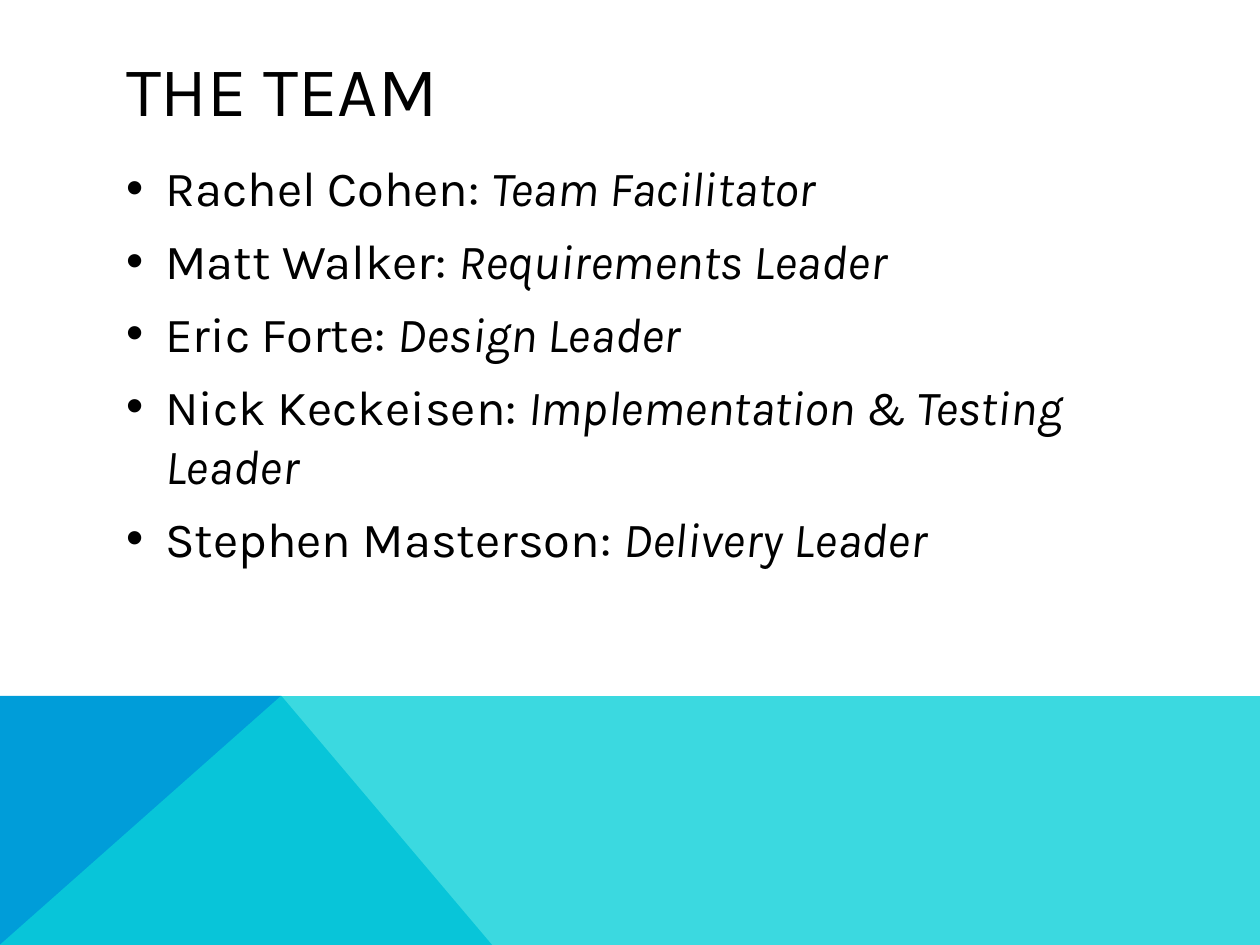
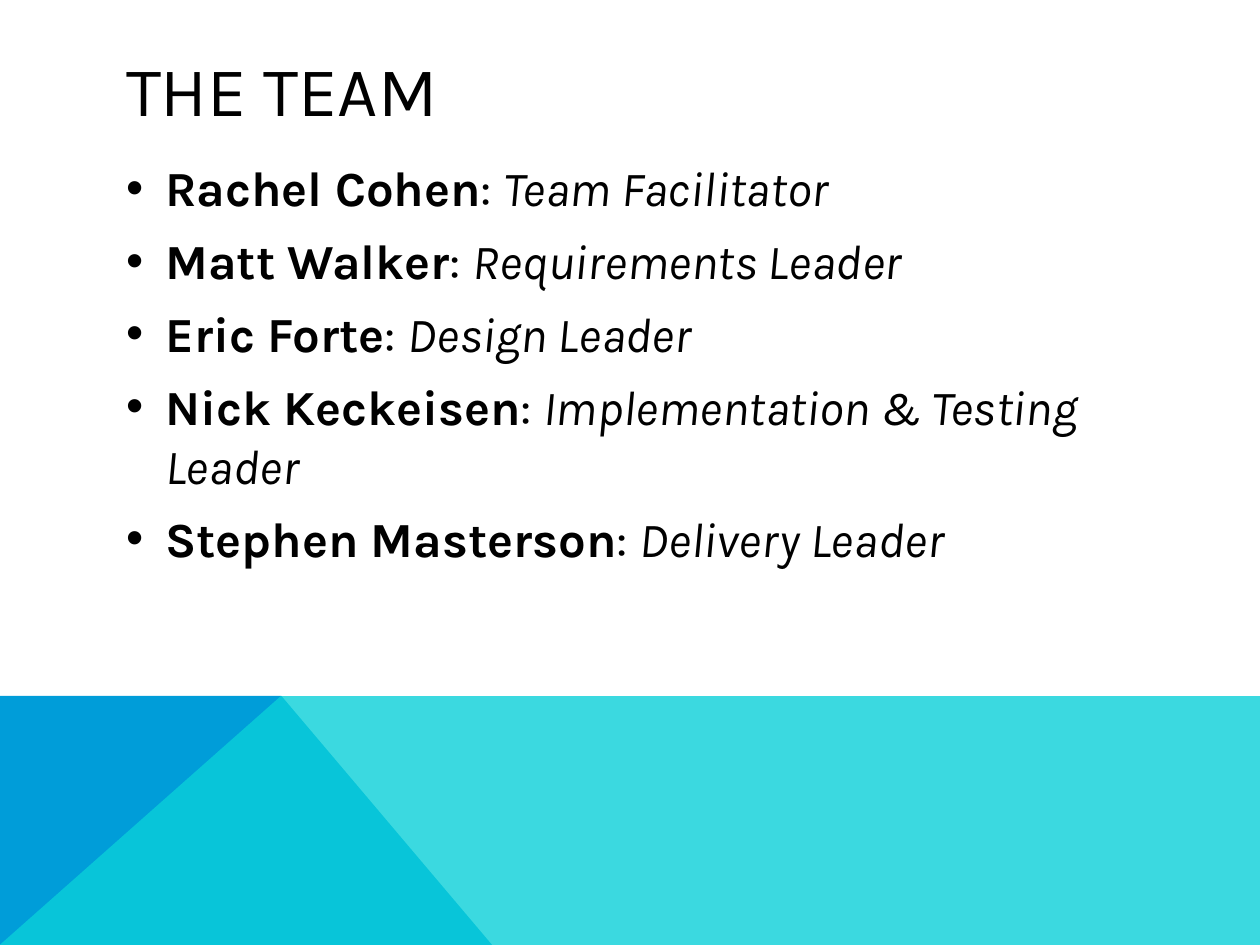
Before and after one commit to UMBC-CMSC447/Section-1-Team-3, a slide deck: slide 2 of Presentation/Final Presentation.pptx. Drawn at 1260x945 pixels with LibreOffice and Linux fonts; fonts in the diff are those of the drawing. Boxes give left, top, right and bottom in pixels: in the first picture for what was removed or moved away, otherwise in the second. Text is boxed around its words. In the diff, an @@ line names an element or a change of style, - is before the commit and + after.

```diff
--- a/Presentation/Final Presentation.pptx
+++ b/Presentation/Final Presentation.pptx
@@ text "Rachel Cohen: Team Facilitator" at (x1=165, y1=172, x2=1078, y2=569): bold on in "Rachel Cohen:", "Matt Walker:", "Eric Forte:", "Nick Keckeisen:" and 1 more places @@
```
Also in this commit, not shown: 1 other slide changed, 2 slides added, 4 slides removed.
